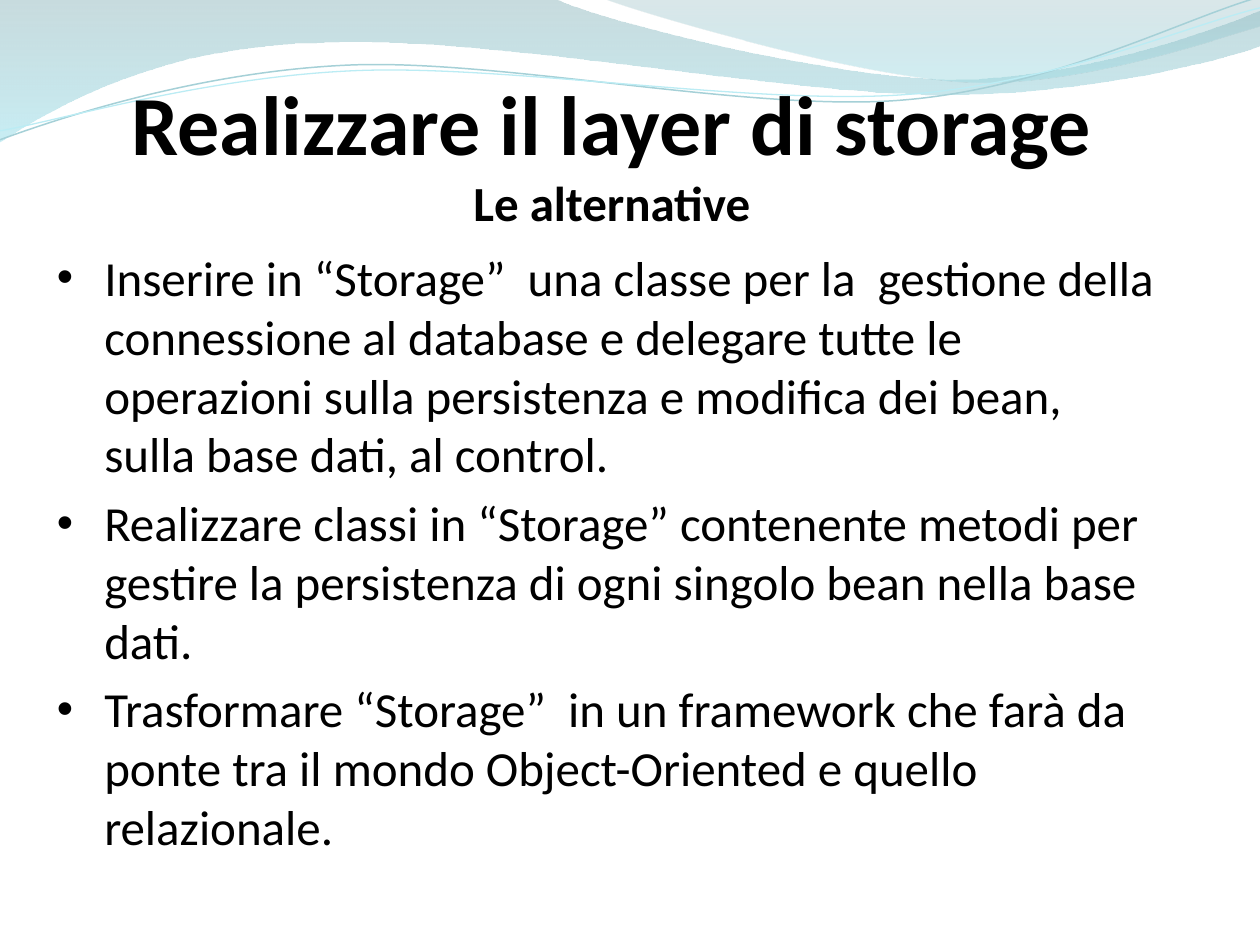
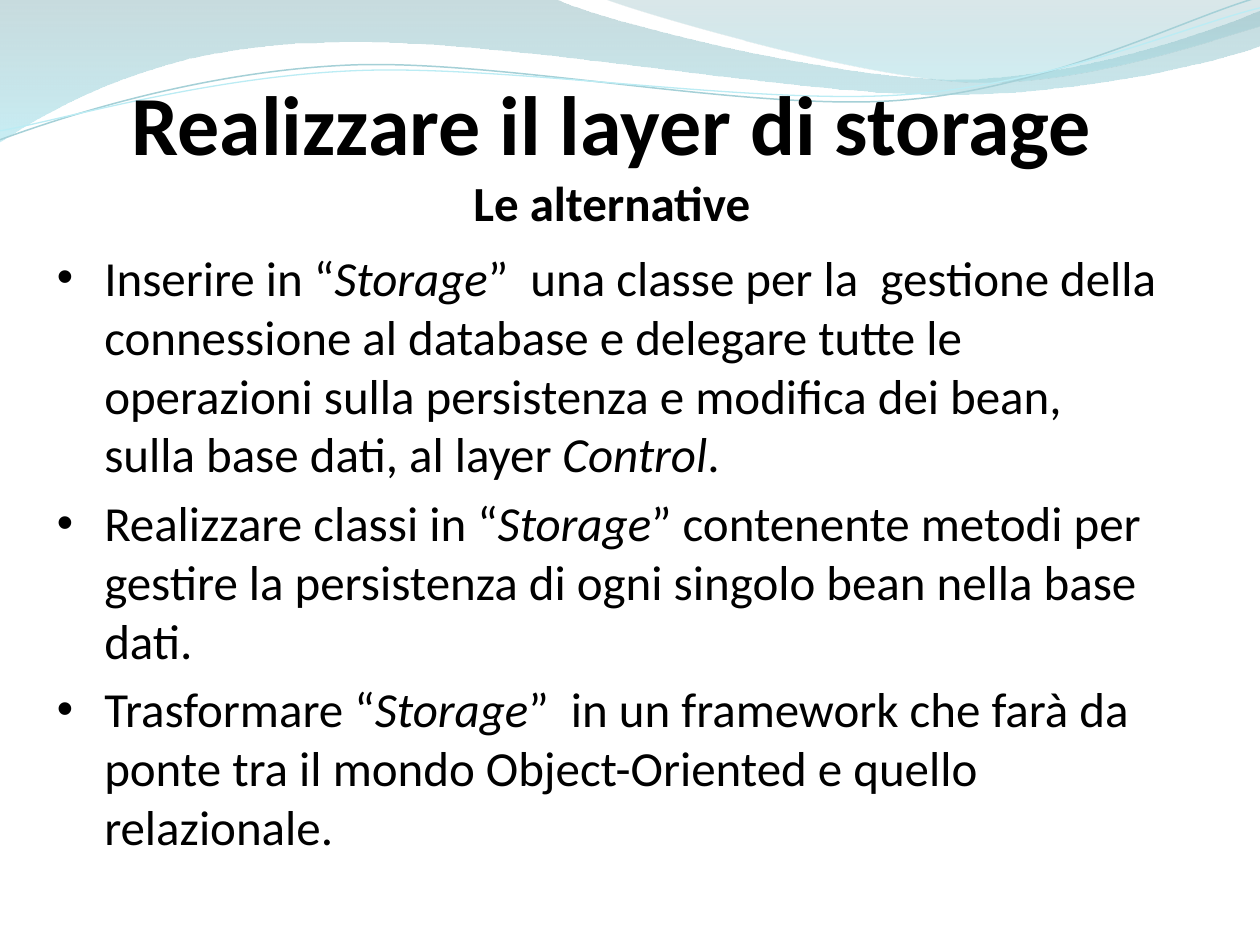
Before and after one commit to ammirate/at-silo, a slide deck: slide 1 of Presentazione/Atsilo1/Scafuro/[BOZZA] Presentazione framework.pptx. Drawn at 1260x945 pixels with LibreOffice and Linux fonts; fonts in the diff are those of the drawing. Boxes give left, top, right and bottom in pixels: in the first picture for what was removed or moved away, otherwise in the second. Text is boxed around its words. In the diff, an @@ line names an element or a change of style, - is before the commit and + after.

```diff
--- a/Presentazione/Atsilo1/Scafuro/[BOZZA] Presentazione framework.pptx
+++ b/Presentazione/Atsilo1/Scafuro/[BOZZA] Presentazione framework.pptx
@@ text at (104,261,1156,480): text changed @@
-• Inserire in “Storage” una classe per la gestione della connessione al database e delegare tutte le operazioni sulla persistenza e modifica dei bean, sulla base dati, al control.
+• Inserire in “Storage” una classe per la gestione della connessione al database e delegare tutte le operazioni sulla persistenza e modifica dei bean, sulla base dati, al layer Control.
@@ text at (104,506,1141,846): italic on in "“Storage”", "“Storage”" @@
```
Also in this commit, not shown: 5 other slides changed, 4 slides added, 1 slide removed.
